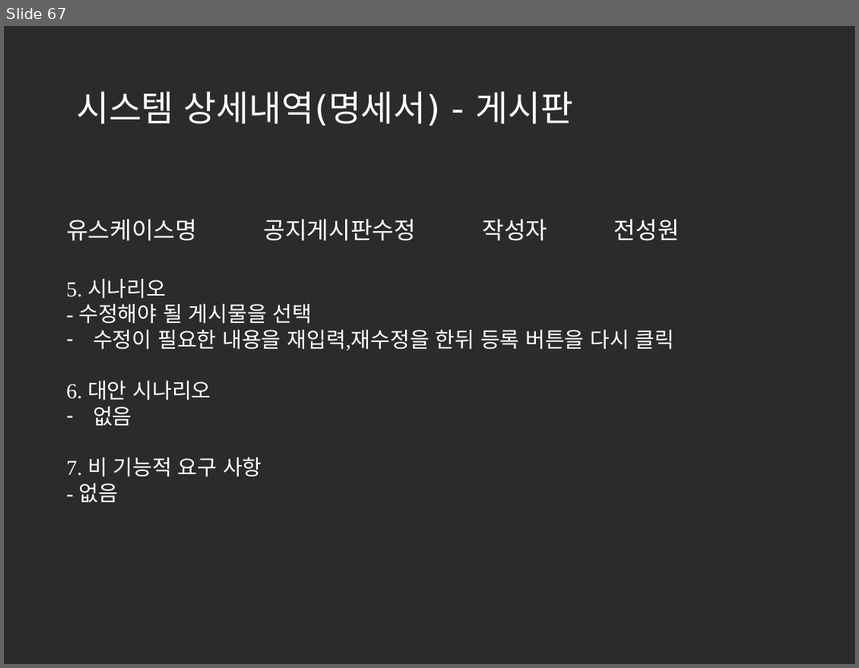
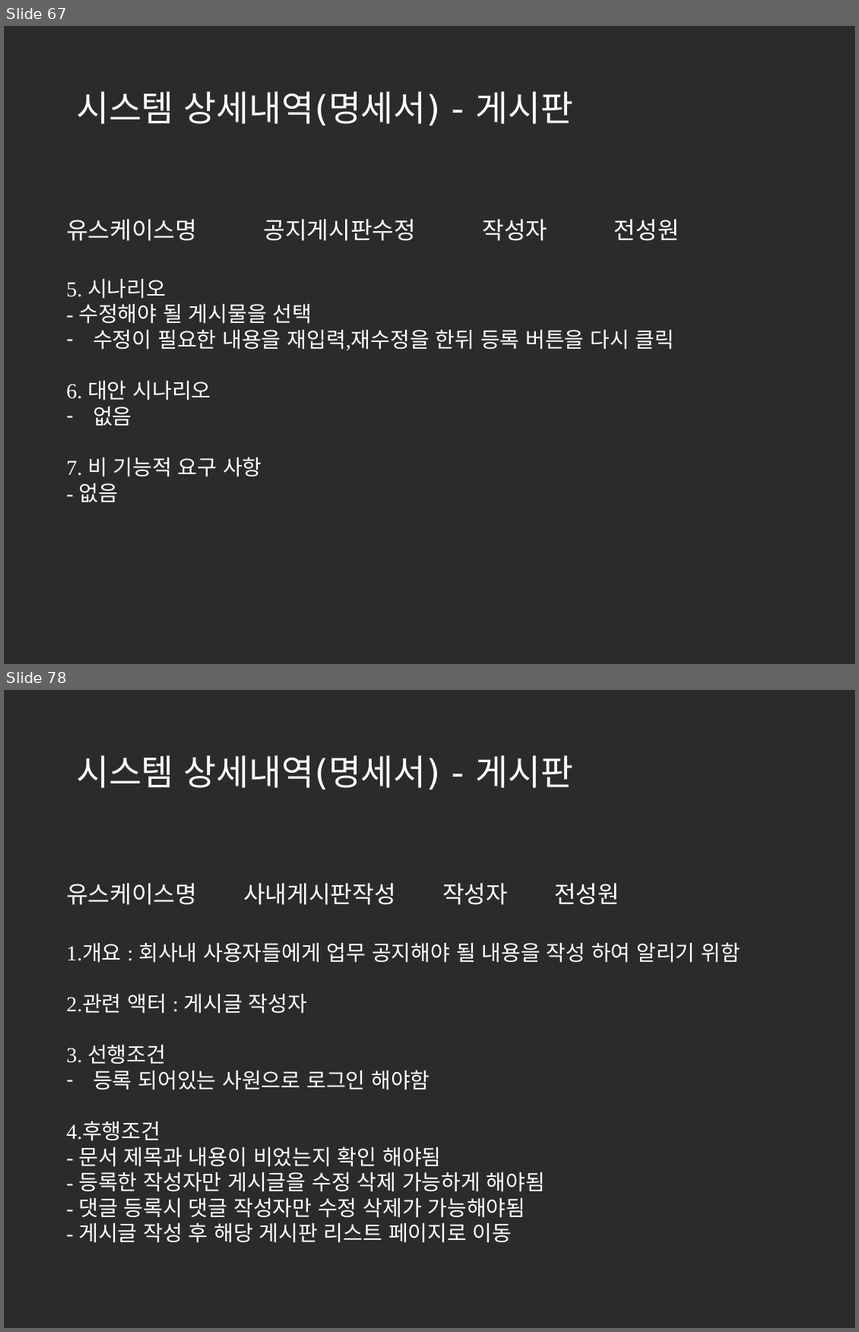
Before and after one commit to korea600/useful, a slide deck: Useful/UML/Presentation/useful_ppt_초안(수정중).pptx. Shown one above the other, each under a label of ours: slide 67 before the commit, slides 67 and 78 after it; the slides between them are not shown. The pictures are 859x668 and 859x1332 pixels, drawn with LibreOffice and Linux fonts; fonts in the diff are those of the drawing; background and template pictures are left out; a plain dark background stands for a picture behind light text. Boxes give left, top, right and bottom in pixels: in the first picture for what was removed or moved away, otherwise in the second. Text is boxed around its words. In the diff, an @@ line names an element or a change of style, - is before the commit and + after.

Commit message:
명세서 작성완료

```diff
--- a/Useful/UML/Presentation/useful_ppt_초안(수정중).pptx
+++ b/Useful/UML/Presentation/useful_ppt_초안(수정중).pptx
@@ slide 78 added at (4,690,855,1328), background picture (left out) @@
@@ title added at (76,755,574,790), 30 pt, text #FFFFFF @@
+시스템 상세내역(명세서) - 게시판
@@ text added at (66,883,620,905), 20 pt, text #FFFFFF @@
+유스케이스명 사내게시판작성 작성자 전성원
@@ text added at (66,942,741,1243), 18 pt, text #FFFFFF @@
+1.개요 : 회사내 사용자들에게 업무 공지해야 될 내용을 작성 하여 알리기 위함
+2.관련 액터 : 게시글 작성자
+3. 선행조건
+– 등록 되어있는 사원으로 로그인 해야함
+4.후행조건
+- 문서 제목과 내용이 비었는지 확인 해야됨
+- 등록한 작성자만 게시글을 수정 삭제 가능하게 해야됨
+- 댓글 등록시 댓글 작성자만 수정 삭제가 가능해야됨
+- 게시글 작성 후 해당 게시판 리스트 페이지로 이동
```
Also in this commit, not shown: 10 slides changed, 89 other slides added.
